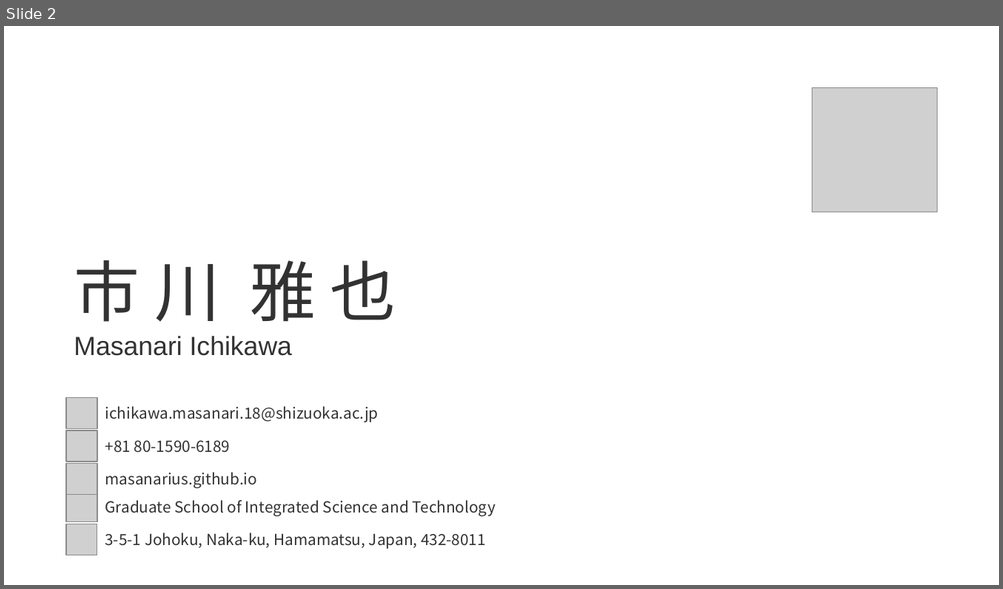
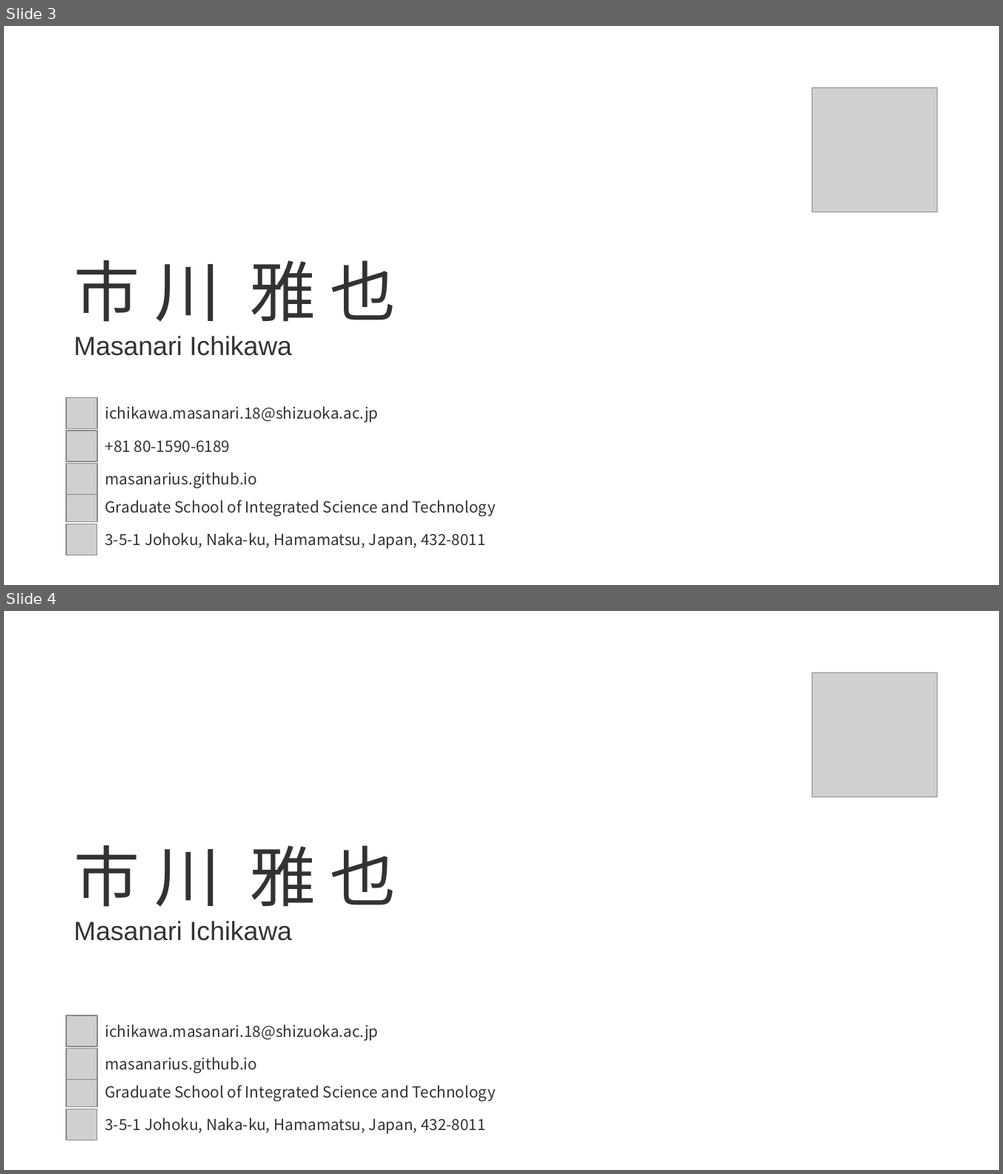
Before and after one commit to masanarius/masanarius.github.io, a slide deck: img/card/businesscard.pptx. Shown one above the other, each under a label of ours: slide 2 before the commit, slides 3 and 4 after it. The pictures are 1003x589 and 1003x1174 pixels, drawn with LibreOffice and Linux fonts; fonts in the diff are those of the drawing; grey boxes stand for pictures. Boxes give left, top, right and bottom in pixels: in the first picture for what was removed or moved away, otherwise in the second. Text is boxed around its words. In the diff, an @@ line names an element or a change of style, - is before the commit and + after.

```diff
--- a/img/card/businesscard.pptx
+++ b/img/card/businesscard.pptx
@@ slide 4 added at [4,611,999,1170], background #FFFFFF @@
@@ picture added at [811,673,936,797] @@
@@ text added at [74,846,396,941], 24 pt, text #323232 @@
+市 川 雅 也
+Masanari Ichikawa
@@ group added at [66,1016,495,1140]: 4 pictures, 4 texts @@
+ichikawa.masanari.18@shizuoka.ac.jp
+masanarius.github.io
+Graduate School of Integrated Science and Technology
+3-5-1 Johoku, Naka-ku, Hamamatsu, Japan, 432-8011
@@ what was slide 2 is now slide 3 @@
```
Also in this commit, not shown: 1 other slide added, 9 other files.
